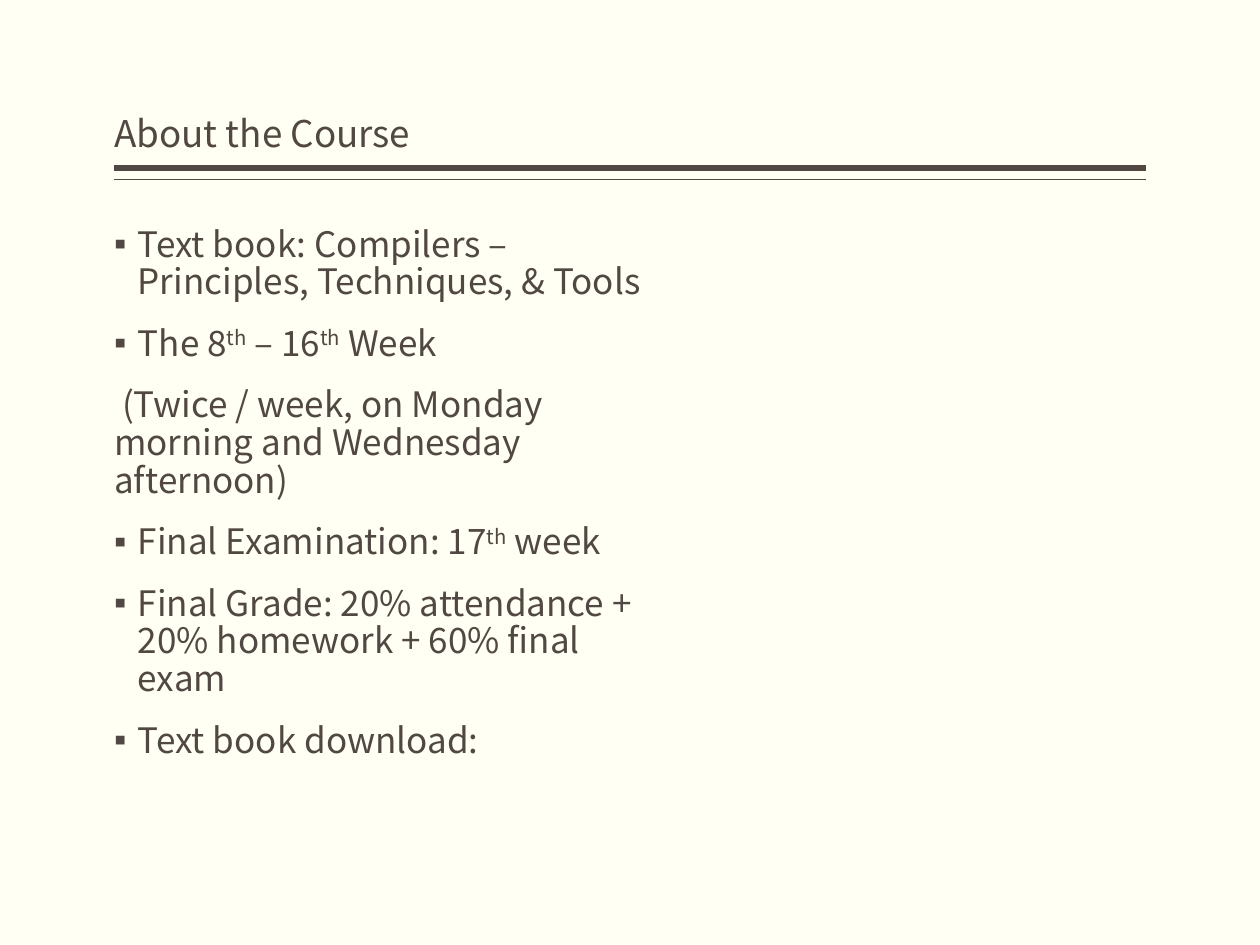
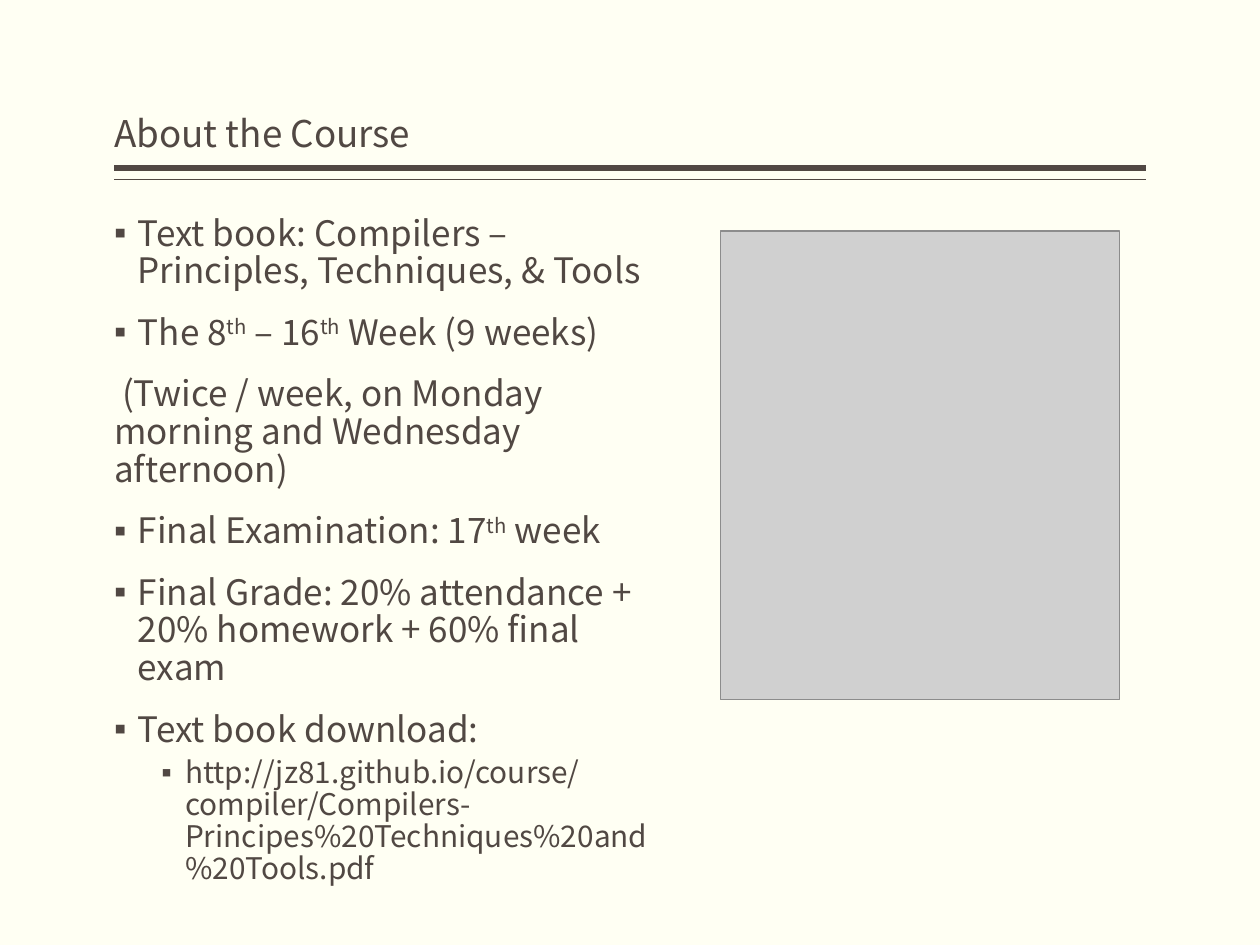
Before and after one commit to bonkboykz/jz81.github.io, a slide deck: slide 2 of course/compiler/LectureNotes/(Spring2017)Lecture1.pptx. Drawn at 1260x945 pixels with LibreOffice and Linux fonts; fonts in the diff are those of the drawing; grey boxes stand for pictures. Boxes give left, top, right and bottom in pixels: in the first picture for what was removed or moved away, otherwise in the second. Text is boxed around its words. In the diff, an @@ line names an element or a change of style, - is before the commit and + after.

```diff
--- a/course/compiler/LectureNotes/(Spring2017)Lecture1.pptx
+++ b/course/compiler/LectureNotes/(Spring2017)Lecture1.pptx
@@ text "Text book: Compilers – Principles, ..." moved from (x1=114, y1=229, x2=640, y2=754) to (x1=114, y1=218, x2=647, y2=886) @@
@@ picture added at (x1=721, y1=231, x2=1120, y2=699) @@
@@ text at (x1=138, y1=316, x2=598, y2=352): text changed @@
-▪ The 8th – 16th Week
+▪ The 8th – 16th Week (9 weeks)
@@ text at (x1=185, y1=759, x2=647, y2=886): paragraph added @@
+  ▪ http://jz81.github.io/course/compiler/Compilers-Principes%20Techniques%20and%20Tools.pdf
```
Also in this commit, not shown: 1 other slide changed, 19 slides added.
